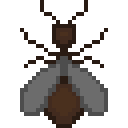
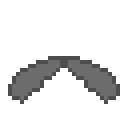
Revision of a layered 128px x 128px image; what changed, layer by layer:
added layer "wings_fly_2" above "wings_fly_1" over [8, 56, 120, 104]
hid "wings_closed" over [20, 56, 108, 116]
hid "body" over [40, 0, 88, 128]
hid "legs1" over [20, 28, 108, 108]
